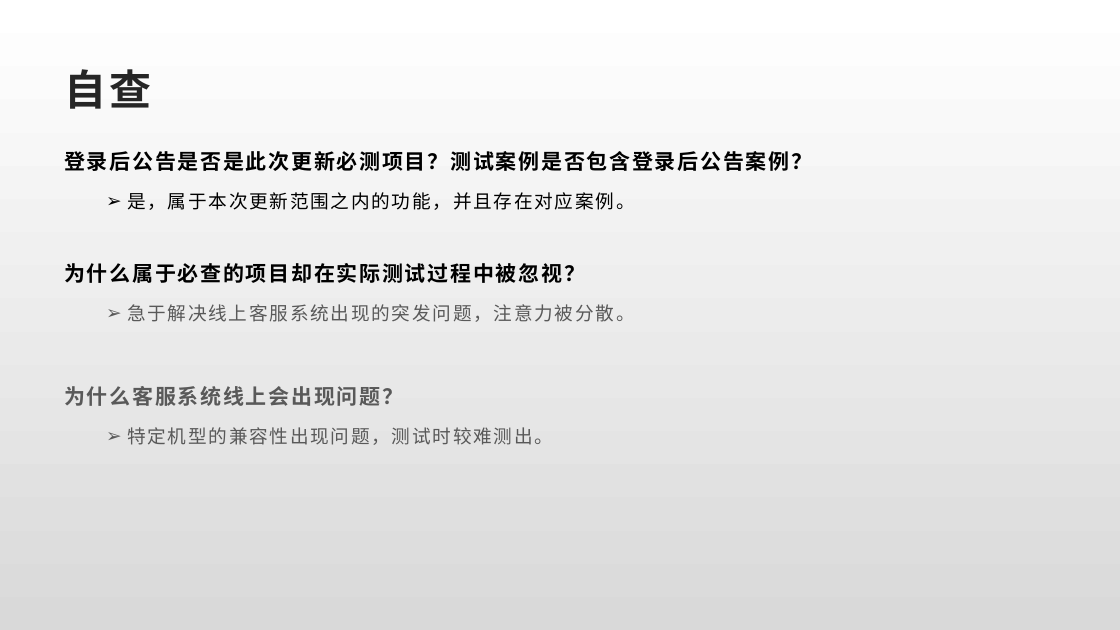
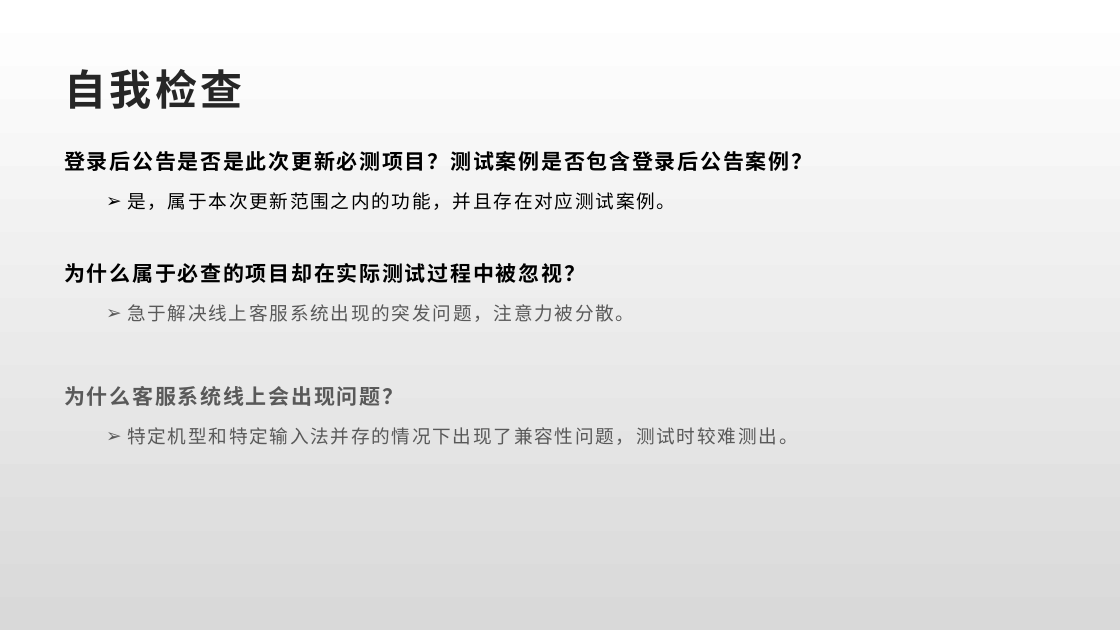
Before and after one commit to Rexixe1993/JavaScriptLesson, a slide deck: slide 9 of 全球版灌篮OBT复盘总结.pptx. Drawn at 1120x630 pixels with LibreOffice and Linux fonts; fonts in the diff are those of the drawing. Boxes give left, top, right and bottom in pixels: in the first picture for what was removed or moved away, otherwise in the second. Text is boxed around its words. In the diff, an @@ line names an element or a change of style, - is before the commit and + after.

```diff
--- a/全球版灌篮OBT复盘总结.pptx
+++ b/全球版灌篮OBT复盘总结.pptx
@@ title at [64, 69, 242, 109]: text changed @@
-自查
+自我检查
@@ text at [127, 192, 675, 210]: text changed @@
-  ➢ 是，属于本次更新范围之内的功能，并且存在对应案例。
+  ➢ 是，属于本次更新范围之内的功能，并且存在对应测试案例。
@@ text at [127, 427, 798, 445]: text changed @@
-  ➢ 特定机型的兼容性出现问题，测试时较难测出。
+  ➢ 特定机型和特定输入法并存的情况下出现了兼容性问题，测试时较难测出。
```
Also in this commit, not shown: 9 other slides changed, 2 slides added, 2 slides removed.
